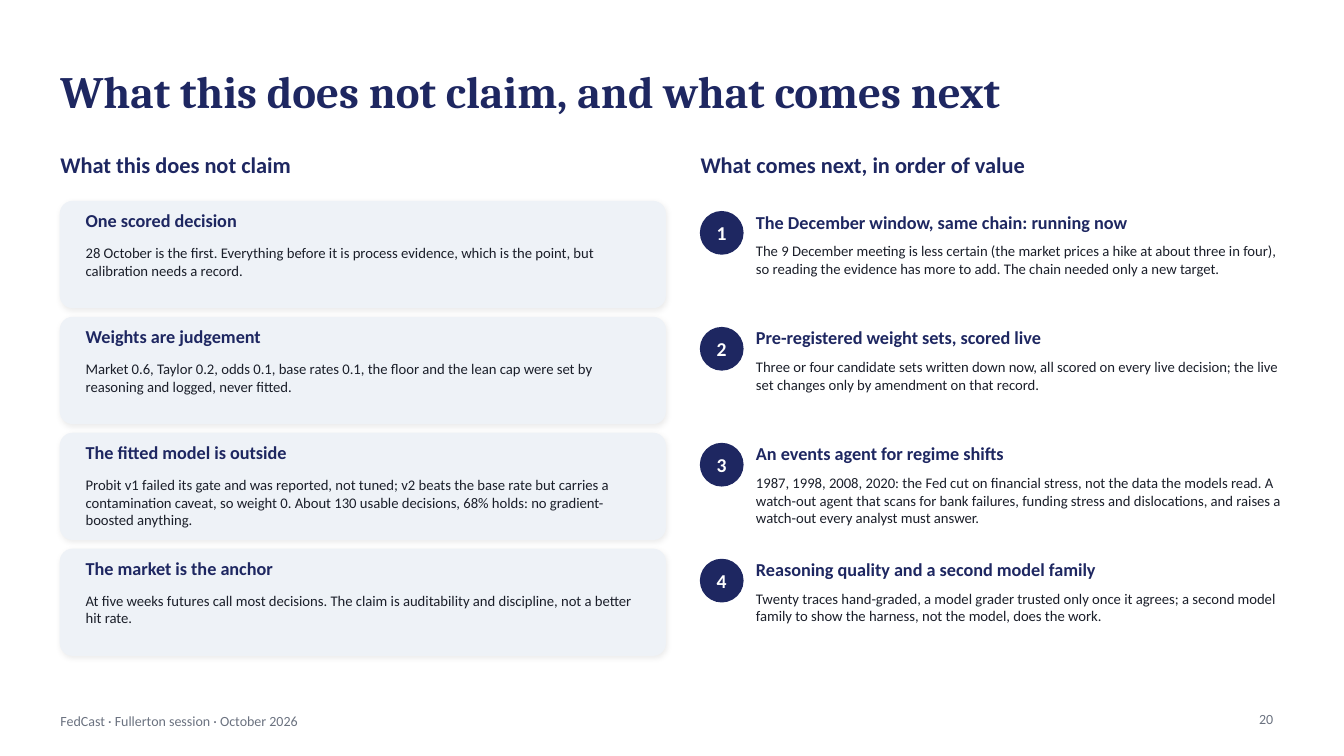
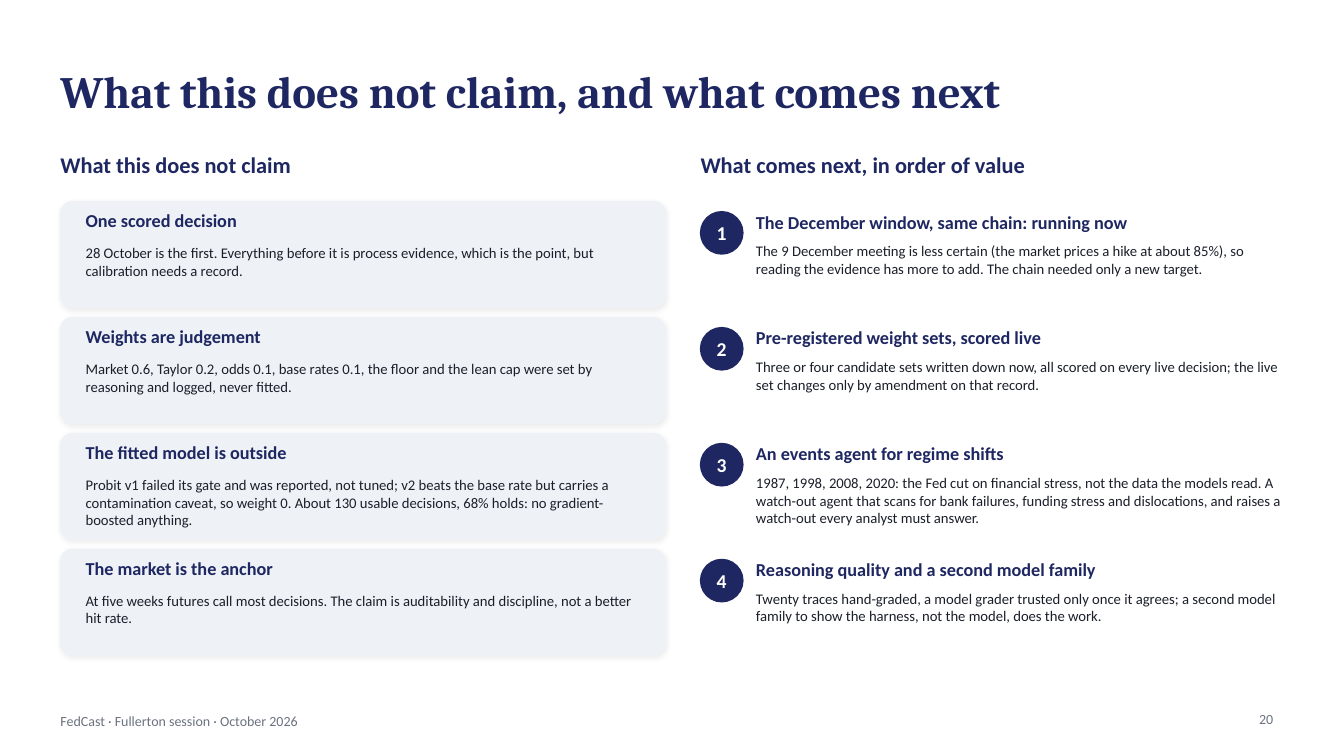
Before and after one commit to kmt112/fed-forecast, a slide deck: slide 20 of docs/FedCast_Fullerton.pptx. Drawn at 1344x756 pixels with LibreOffice and Linux fonts; fonts in the diff are those of the drawing. Boxes give left, top, right and bottom in pixels: in the first picture for what was removed or moved away, otherwise in the second. Text is boxed around its words. In the diff, an @@ line names an element or a change of style, - is before the commit and + after.

```diff
--- a/docs/FedCast_Fullerton.pptx
+++ b/docs/FedCast_Fullerton.pptx
@@ text at (x1=756, y1=245, x2=1243, y2=277): text changed @@
-The 9 December meeting is less certain (the market prices a hike at about three in four), so reading the evidence has more to add. The chain needed only a new target.
+The 9 December meeting is less certain (the market prices a hike at about 85%), so reading the evidence has more to add. The chain needed only a new target.
```
Also in this commit, not shown: 9 other slides changed, 4 slides added, 3 slides removed, 2 other files.
